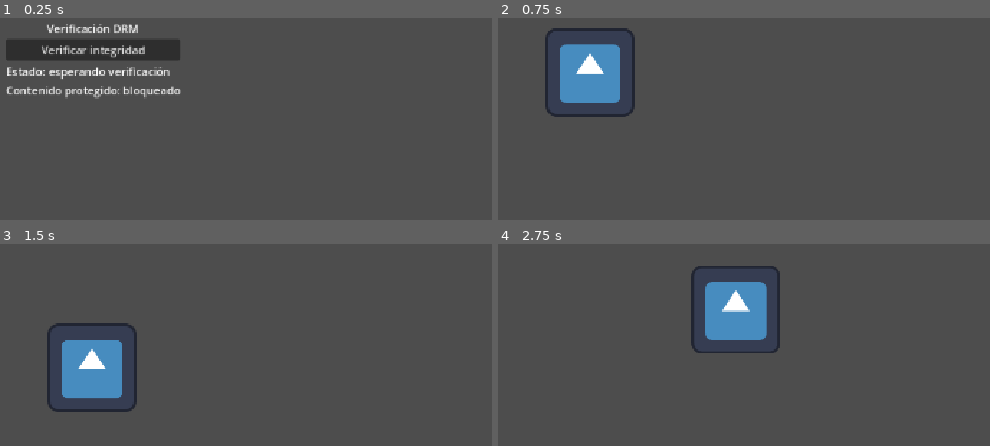
Above: before the commit, frames 1-4 (two rows, left to right).
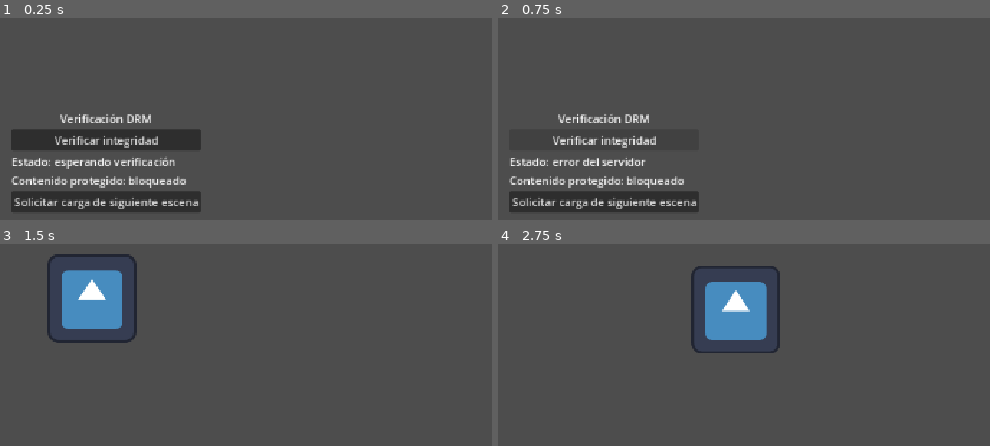
Above: after the commit, the same moments.

Repository: Danielopez27/drm-project
Game: Godot game, scene res://assets/Main.tscn
Same seed, same stepped clock (60 frames per second), same inputs: the game is played once before the commit and once after it.
Inputs (mouse positions are in pixels of both pictures, inside the frame that each line leads up to):
- Up to frame 1 (0.25 s): no input
- Up to frame 2 (0.75 s): click "Verificar integridad" at 0.5 s
- Up to frame 3 (1.5 s): click (108, 427) at 1.25 s, where only the run after the commit has a clickable "Solicitar carga de siguiente …"
- Up to frame 4 (2.75 s): hold Right (right) from 2.03 s (still down); tap Up (jump) at 2.27 s

The runs differ from the first frame. In frame 1, 14% of the frame differs, in the area x 1-41%, y 2-97%; in frame 2, 10%; in frame 3, 8.6%; in frame 4, nothing differs.

Commit message:
Separate functionalities

Diff:
--- a/godot_client/drm-godot-client/assets/Main.tscn
+++ b/godot_client/drm-godot-client/assets/Main.tscn
@@ -7,8 +7,10 @@
 anchors_preset = 15
 anchor_right = 1.0
 anchor_bottom = 1.0
-offset_left = 1.0
-offset_right = 1.0
+offset_left = 20.0
+offset_top = 143.0
+offset_right = 20.0
+offset_bottom = 143.0
 grow_horizontal = 2
 grow_vertical = 2
 script = ExtResource("1_m6kl7")
@@ -44,4 +46,10 @@
 layout_mode = 2
 text = "Contenido protegido: bloqueado"
 
+[node name="ValidateButton2" type="Button" parent="VBoxContainer" unique_id=1220726571]
+layout_mode = 2
+text = "Solicitar carga de siguiente escena"
+
 [node name="LicenseRequest" type="HTTPRequest" parent="." unique_id=1219490987]
+
+[connection signal="pressed" from="VBoxContainer/ValidateButton2" to="." method="_on_validate_button_2_pressed"]
--- a/godot_client/drm-godot-client/scripts/main.gd
+++ b/godot_client/drm-godot-client/scripts/main.gd
@@ -20,7 +20,6 @@
 
 
 func _on_validate_button_pressed():
-	ContentManager.query_scene_change("first_level")
 	status_label.text = "Estado: leyendo critical.gd..."
 	protected_content_label.text = "Contenido protegido: bloqueado"
 
@@ -128,5 +127,9 @@
 	file.close()
 
 	protected_content_label.text = "Contenido desbloqueado: " + protected_content
+	ContentManager.UNLOCK_CONTENT_KEY = received_key
 
-	await get_tree().create_timer(3).timeout
+
+
+func _on_validate_button_2_pressed() -> void:
+	ContentManager.query_scene_change("first_level")
